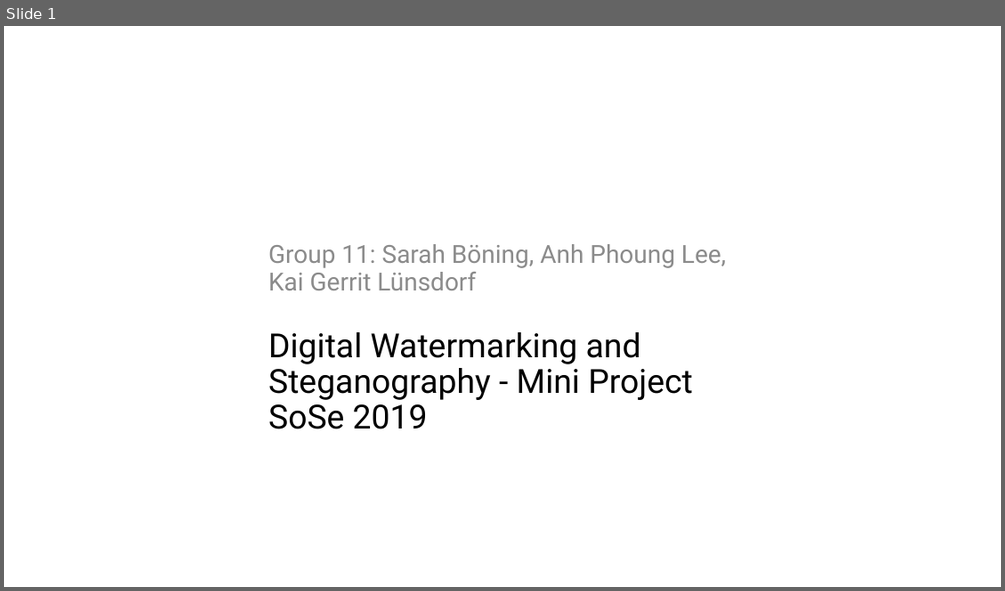
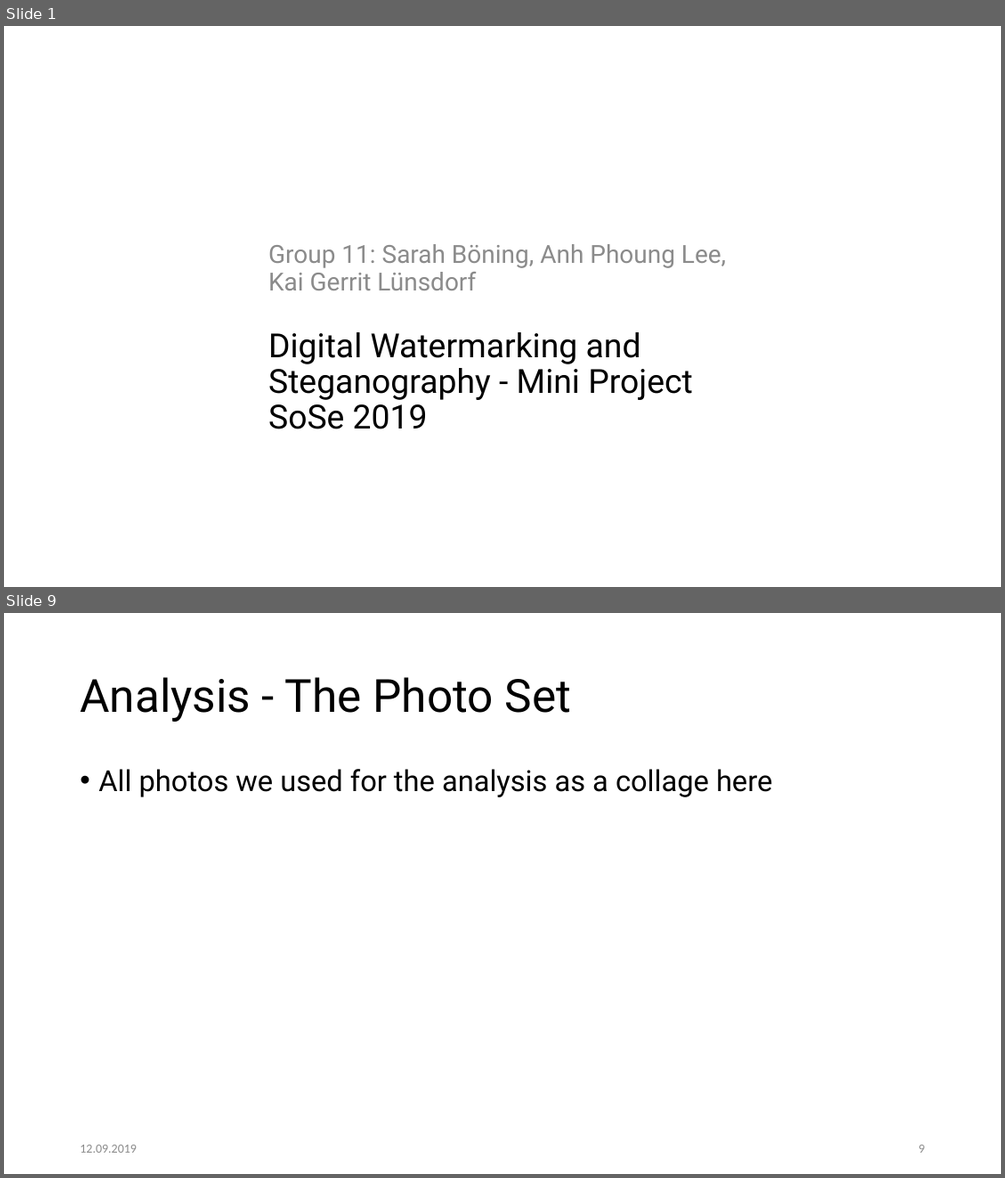
Before and after one commit to SarahBoening/Watermarking-Project, a slide deck: presentation/Presentation Group11.pptx. Shown one above the other, each under a label of ours: slide 1 before the commit, slides 1 and 9 after it; the slides between them are not shown. The pictures are 1005x591 and 1005x1178 pixels, drawn with LibreOffice and Linux fonts; fonts in the diff are those of the drawing; background and template pictures are left out. Boxes give left, top, right and bottom in pixels: in the first picture for what was removed or moved away, otherwise in the second. Text is boxed around its words. In the diff, an @@ line names an element or a change of style, - is before the commit and + after.

```diff
--- a/presentation/Presentation Group11.pptx
+++ b/presentation/Presentation Group11.pptx
@@ slide 9 added at <box>4,613,1001,1174</box>, background #FFFFFF @@
@@ title added at <box>80,677,571,722</box>, 44 pt, text #000000 @@
+Analysis - The Photo Set
@@ text added at <box>98,769,772,797</box>, 28 pt, text #000000 @@
+• All photos we used for the analysis as a collage here
@@ text added at <box>80,1144,137,1152</box>, 12 pt, text #8C8C8C @@
+12.09.2019
@@ page number added at <box>918,1144,924,1152</box>, 12 pt, text #8C8C8C @@
+9
```
Also in this commit, not shown: 6 slides changed, 5 other slides added, 7 other files.
